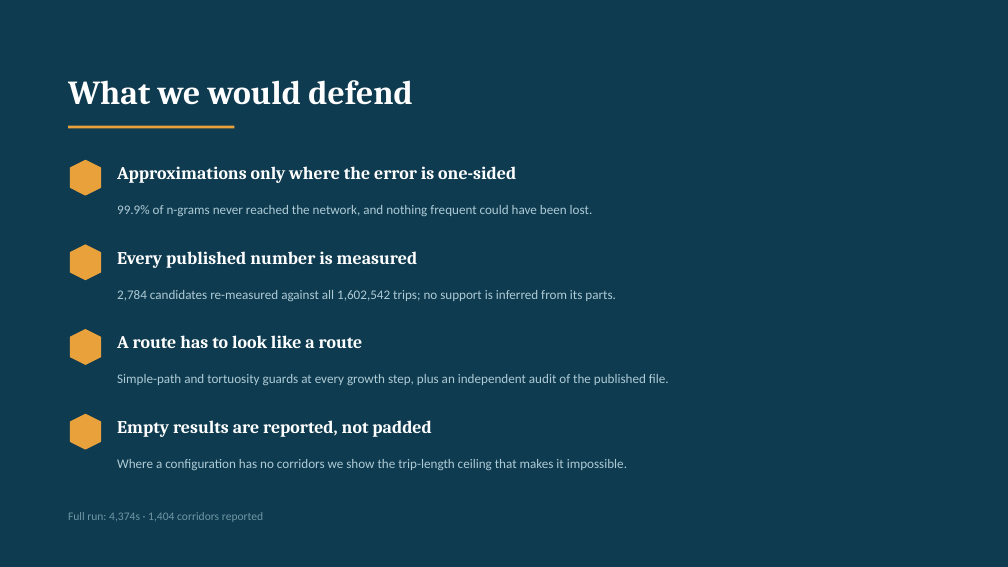
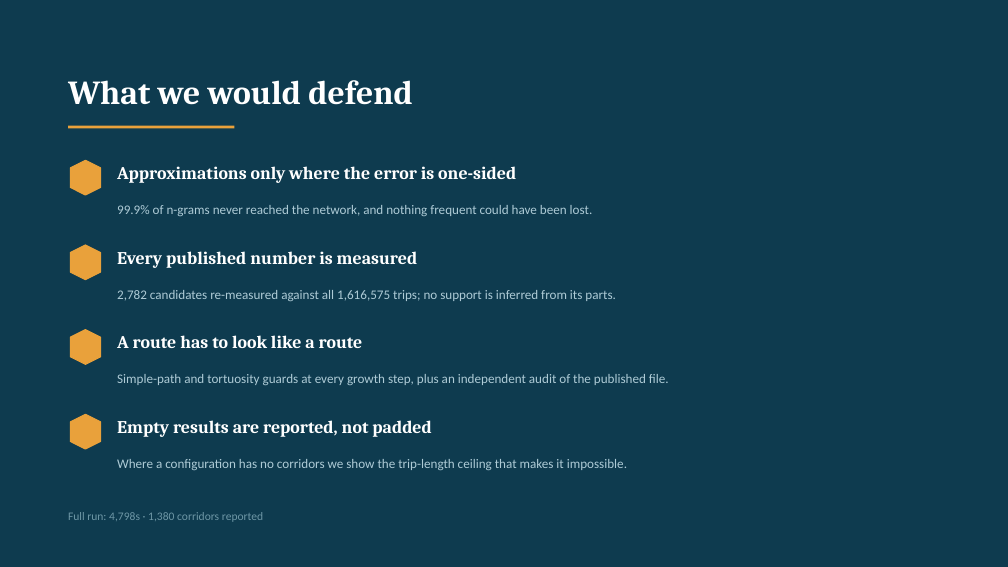
Before and after one commit to Omri5790/porto-taxi-project, a slide deck: slide 14 of output/stage3_methods_comparison.pptx. Drawn at 1008x567 pixels with LibreOffice and Linux fonts; fonts in the diff are those of the drawing. Boxes give left, top, right and bottom in pixels: in the first picture for what was removed or moved away, otherwise in the second. Text is boxed around its words. In the diff, an @@ line names an element or a change of style, - is before the commit and + after.

Commit message:
Re-measure the long configurations on the corrected cleaning
The bounding-box fix changed more than the trip count.  The tortuosity table
in the README was measured through the old rule, which discarded any trip
leaving the Porto study area -- exactly what a genuine journey to a
neighbouring town looks like.  What it left behind at >= 40 km was almost
entirely taxis circling inside the city, and the resulting claim (median
tortuosity 19.71, four real journeys out of 1,459) was an artefact of the bug
rather than a finding about Porto.  Re-measured: 3,509 trips, median
tortuosity 1.61, 61.8% of them genuine journeys.

That made the >= 20 km question worth asking again, exhaustively.  Over the
25,223 trips long enough to contain such a corridor, at a support of two
trips:

  longest stretch any two long trips share : 26.93 km
  distinct valid corridors >= 20 km        : 125
  best support among them                  : 3 trips (floor is 33)
  candidates >= 40 km, at any threshold    : 0

So the two empty configurations are empty for different reasons, and only one
is a limitation.  20 km corridors exist and are not popular; 40 km corridors
do not exist.  tools/export_long_corridors.py writes 100 of the former to
output/long_corridors_probe.json, kept out of stage3_subroutes.json and drawn
dashed and grey on the map with support_trips on every tooltip, so they can
never be read as mined output.

Also: rebuild every artifact against run 20260830T121916Z, and fix
build_defence_deck.js, which defaulted to run_x0002 and had been quietly
building the deck from the previous run.

```diff
--- a/output/stage3_methods_comparison.pptx
+++ b/output/stage3_methods_comparison.pptx
@@ text at bbox=[117, 290, 616, 301]: text changed @@
-2,784 candidates re-measured against all 1,602,542 trips; no support is inferred from its parts.
+2,782 candidates re-measured against all 1,616,575 trips; no support is inferred from its parts.
@@ text at bbox=[68, 512, 263, 522]: text changed @@
-Full run: 4,374s · 1,404 corridors reported
+Full run: 4,798s · 1,380 corridors reported
```
Also in this commit, not shown: 11 other slides changed, 20 other files.
